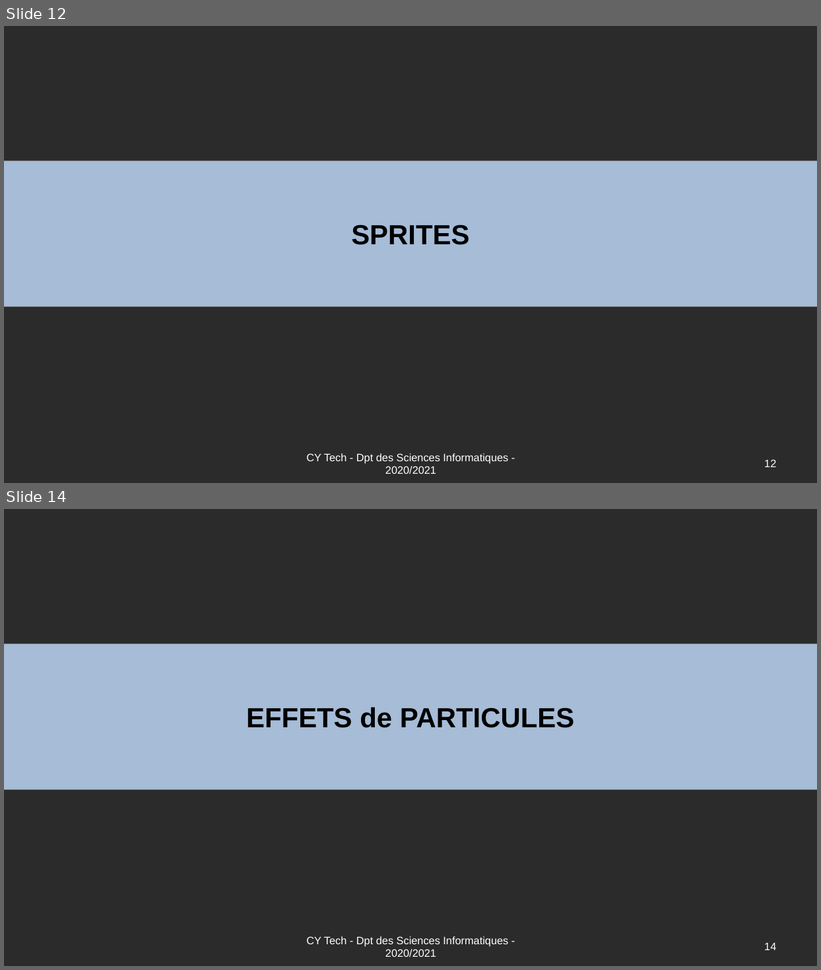
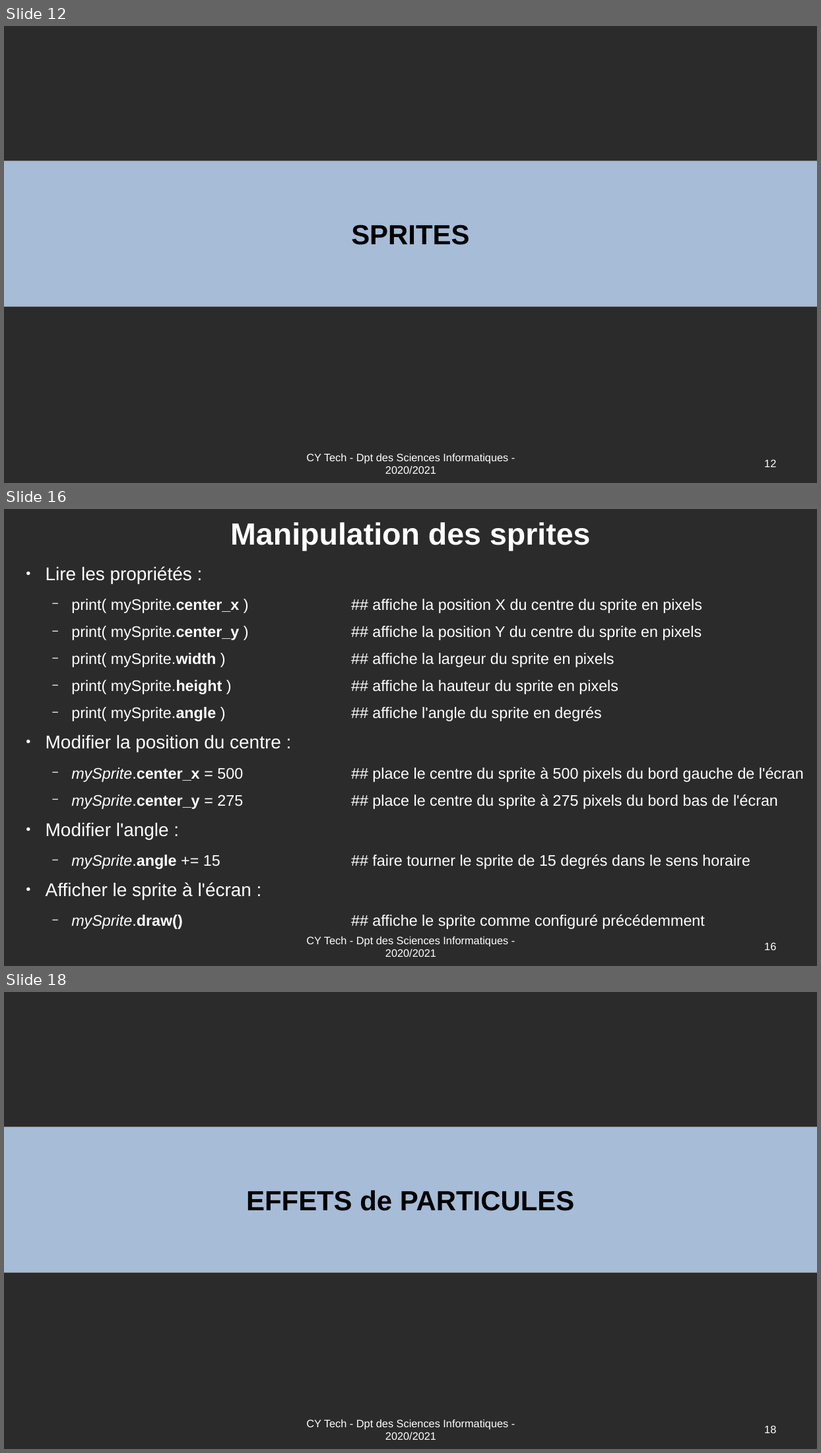
Before and after one commit to Romuald78/pyArcade, a slide deck: doc/UE_Libre_Jeu_Arcade_Documentation.odp. Shown one above the other, each under a label of ours: slides 12 and 14 before the commit, slides 12, 16 and 18 after it; the slides between them are not shown. The pictures are 821x970 and 821x1453 pixels, drawn with LibreOffice and Linux fonts; fonts in the diff are those of the drawing; background and template pictures are left out; a plain dark background stands for a picture behind light text. Boxes give left, top, right and bottom in pixels: in the first picture for what was removed or moved away, otherwise in the second. Text is boxed around its words. In the diff, an @@ line names an element or a change of style, - is before the commit and + after.

```diff
--- a/doc/UE_Libre_Jeu_Arcade_Documentation.odp
+++ b/doc/UE_Libre_Jeu_Arcade_Documentation.odp
@@ slide 16 added at (4,509,817,966), background picture (left out) @@
@@ title added at (230,522,591,551), 40 pt, text #FFFFFF, bold @@
+Manipulation des sprites
@@ text added at (46,599,804,900), 20 pt, text #FFFFFF @@
+● Lire les propriétés :
+  − print( mySprite.center_x ) ## affiche la position X du centre du sprite en pixels
+  − print( mySprite.center_y ) ## affiche la position Y du centre du sprite en pixels
+  − print( mySprite.width ) ## affiche la largeur du sprite en pixels
+  − print( mySprite.height ) ## affiche la hauteur du sprite en pixels
+  − print( mySprite.angle ) ## affiche l'angle du sprite en degrés
+● Modifier la position du centre :
+  − mySprite.center_x = 500 ## place le centre du sprite à 500 pixels du bord gauche de l'écran
+  − mySprite.center_y = 275 ## place le centre du sprite à 275 pixels du bord bas de l'écran
+● Modifier l'angle :
+  − mySprite.angle += 15 ## faire tourner le sprite de 15 degrés dans le sens horaire
+● Afficher le sprite à l'écran :
+  − mySprite.draw() ## affiche le sprite comme configuré précédemment
@@ text added at (306,937,508,957), 14 pt, text #FFFFFF @@
+CY Tech - Dpt des Sciences Informatiques - 2020/2021
@@ page number added at (764,943,776,951), 14 pt, text #FFFFFF @@
+16
@@ what was slide 14 is now slide 18 @@
@@ page number at (764,1426,776,1434): text changed @@
-14
+18
```
Also in this commit, not shown: 7 slides changed, 3 other slides added, 1 other file.
